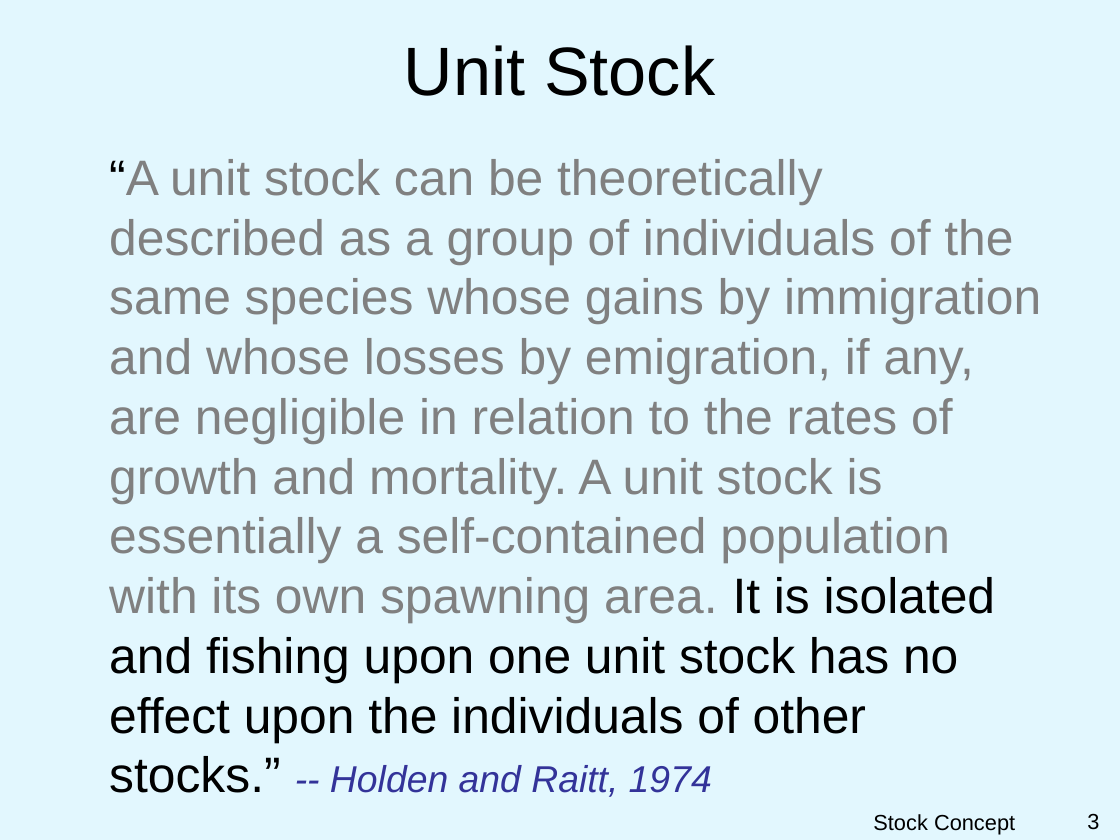
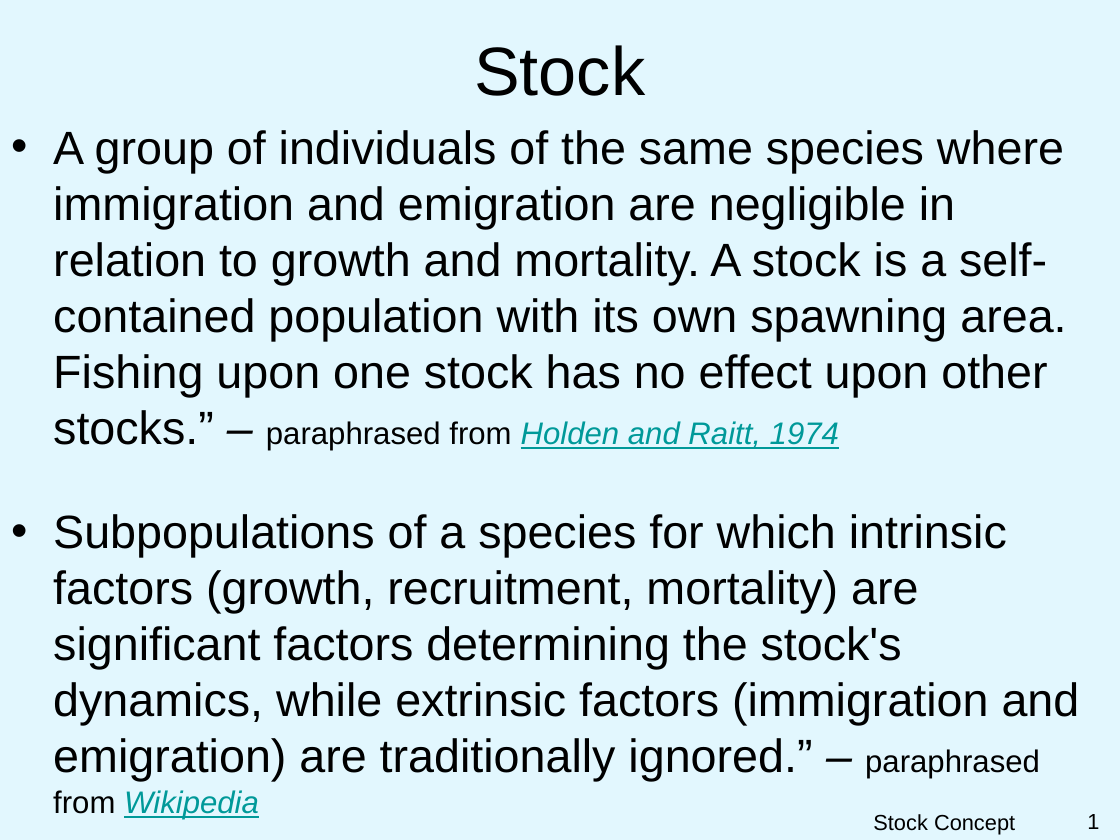
Before and after one commit to droglenc/NCNRS349, a slide deck: slide 1 of modules/ClassIntro/PPT_Stock.pptx (slide 3 before the commit). Drawn at 1120x840 pixels with LibreOffice and Linux fonts; fonts in the diff are those of the drawing; background and template pictures are left out. Boxes give left, top, right and bottom in pixels: in the first picture for what was removed or moved away, otherwise in the second. Text is boxed around its words. In the diff, an @@ line names an element or a change of style, - is before the commit and + after.

Commit message:
Updated Stock Concepts slides

```diff
--- a/modules/ClassIntro/PPT_Stock.pptx
+++ b/modules/ClassIntro/PPT_Stock.pptx
@@ title at bbox=[474, 45, 645, 96]: text changed @@
-Unit Stock
+Stock
@@ text at bbox=[53, 130, 1080, 782]: text changed; size 32 to 30 pt; text colour #808080 to #000000 @@
-“A unit stock can be theoretically described as a group of individuals of the same species whose gains by immigration and whose losses by emigration, if any, are negligible in relation to the rates of growth and mortality. A unit stock is essentially a self-contained population with its own spawning area. It is isolated and fishing upon one unit stock has no effect upon the individuals of other stocks.” -- Holden and Raitt, 1974
+• A group of individuals of the same species where immigration and emigration are negligible in relation to growth and mortality. A stock is a self-contained population with its own spawning area. Fishing upon one stock has no effect upon other stocks.” – paraphrased from Holden and Raitt, 1974
+• Subpopulations of a species for which intrinsic factors (growth, recruitment, mortality) are significant factors determining the stock's dynamics, while extrinsic factors (immigration and emigration) are traditionally ignored.” – paraphrased from Wikipedia
@@ page number at bbox=[1087, 814, 1099, 829]: text changed @@
-3
+1
```
Also in this commit, not shown: 1 other slide changed, 2 slides added, 2 slides removed.
